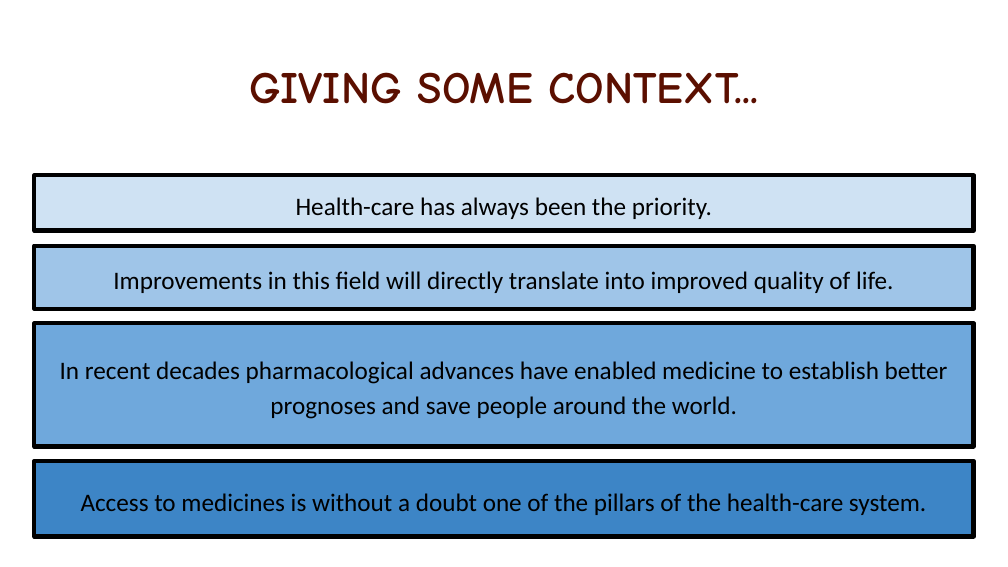
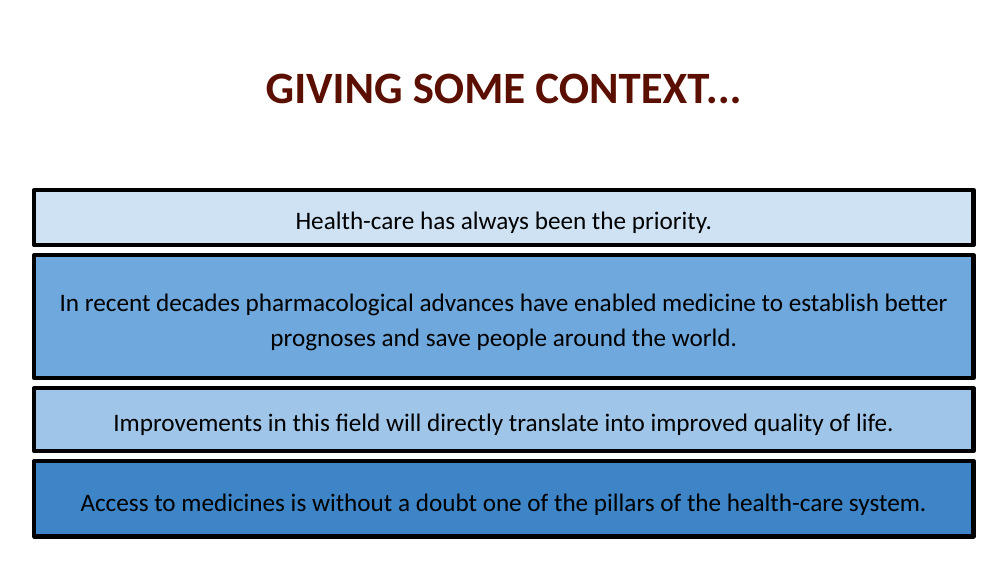
Before and after one commit to Elsamarsantos/PharmaFriend, a slide deck: slide 3 of PharmaFriend.pptx. Drawn at 1008x567 pixels with LibreOffice and Linux fonts; fonts in the diff are those of the drawing; background and template pictures are left out. Boxes give left, top, right and bottom in pixels: in the first picture for what was removed or moved away, otherwise in the second. Text is boxed around its words. In the diff, an @@ line names an element or a change of style, - is before the commit and + after.

```diff
--- a/PharmaFriend.pptx
+++ b/PharmaFriend.pptx
@@ title "GIVING SOME CONTEXT..." at box(266, 73, 741, 104): font Comic Neue to Calibri @@
@@ text "Health-care has always been the ...": place and size @@
-text "Health-care has always been the ..." at box(34, 175, 974, 231)
+text "Health-care has always been the ..." at box(34, 190, 974, 245)
@@ rectangle "In recent decades pharmacological advances ...": place and size @@
-rectangle "In recent decades pharmacological advances ..." at box(34, 324, 974, 447)
+rectangle "In recent decades pharmacological advances ..." at box(34, 255, 974, 378)
@@ rectangle "Improvements in this field will ...": place and size @@
-rectangle "Improvements in this field will ..." at box(34, 246, 974, 309)
+rectangle "Improvements in this field will ..." at box(34, 388, 974, 452)
```
Also in this commit, not shown: 13 other slides changed, 1 slide removed, 2 other files.
